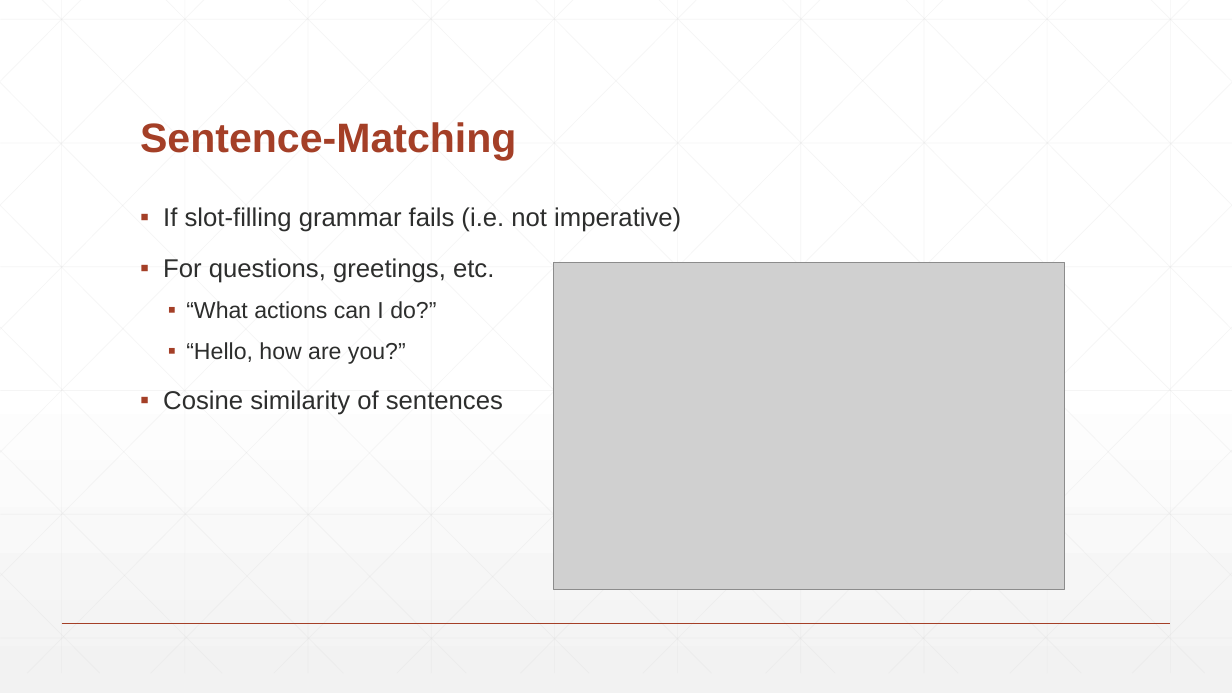
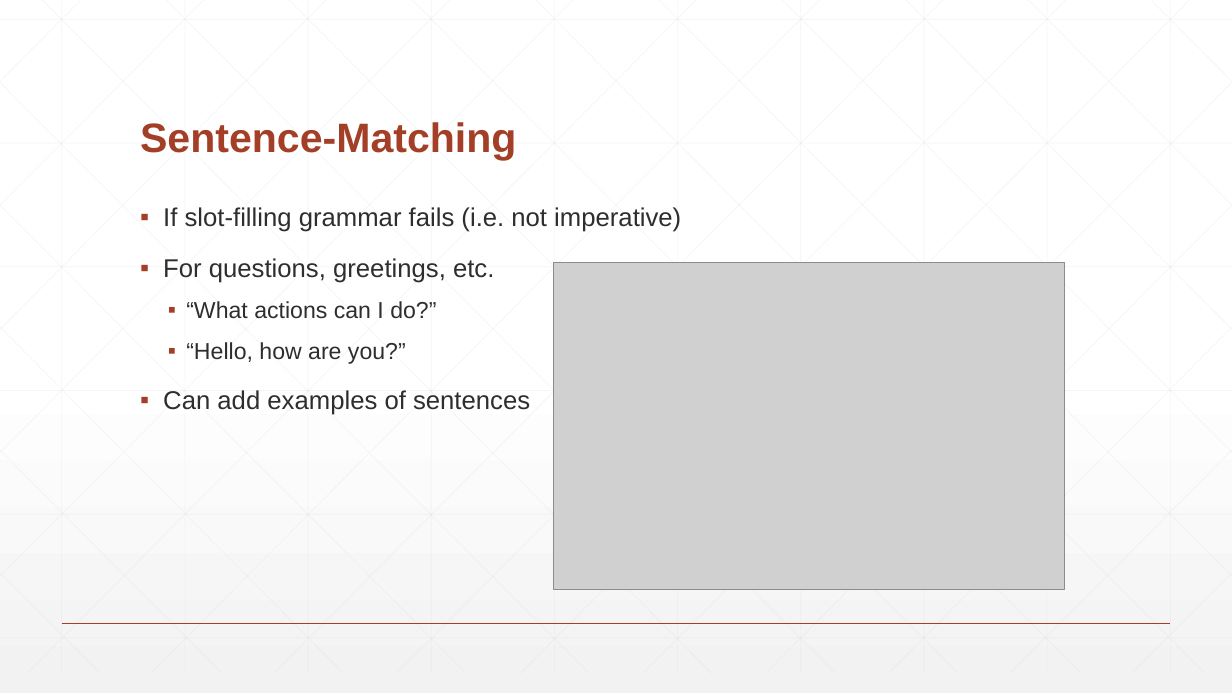
Before and after one commit to BaronKhan/VoiceRecognitionRPG, a slide deck: slide 22 of presentation/presentation.pptx (slide 17 before the commit). Drawn at 1232x693 pixels with LibreOffice and Linux fonts; fonts in the diff are those of the drawing; grey boxes stand for pictures. Boxes give left, top, right and bottom in pixels: in the first picture for what was removed or moved away, otherwise in the second. Text is boxed around its words. In the diff, an @@ line names an element or a change of style, - is before the commit and + after.

```diff
--- a/presentation/presentation.pptx
+++ b/presentation/presentation.pptx
@@ text at <box>163,390,530,415</box>: text changed @@
-▪ Cosine similarity of sentences
+▪ Can add examples of sentences
```
Also in this commit, not shown: 6 other slides changed, 10 slides added, 3 other files.
